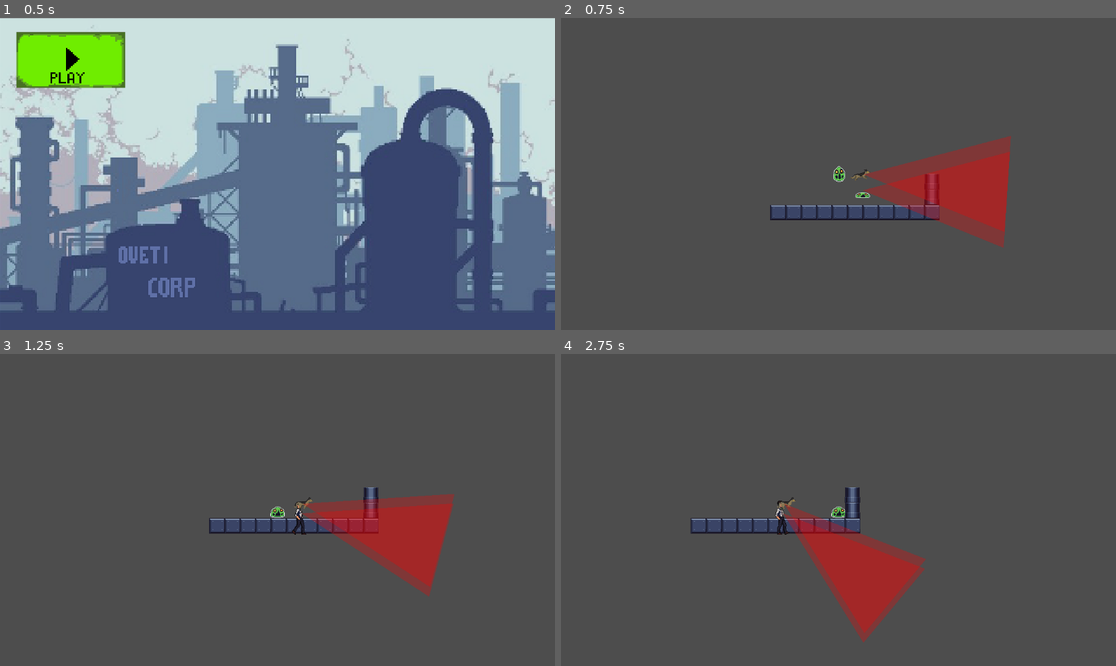
Above: before the commit, frames 1-4 (two rows, left to right).
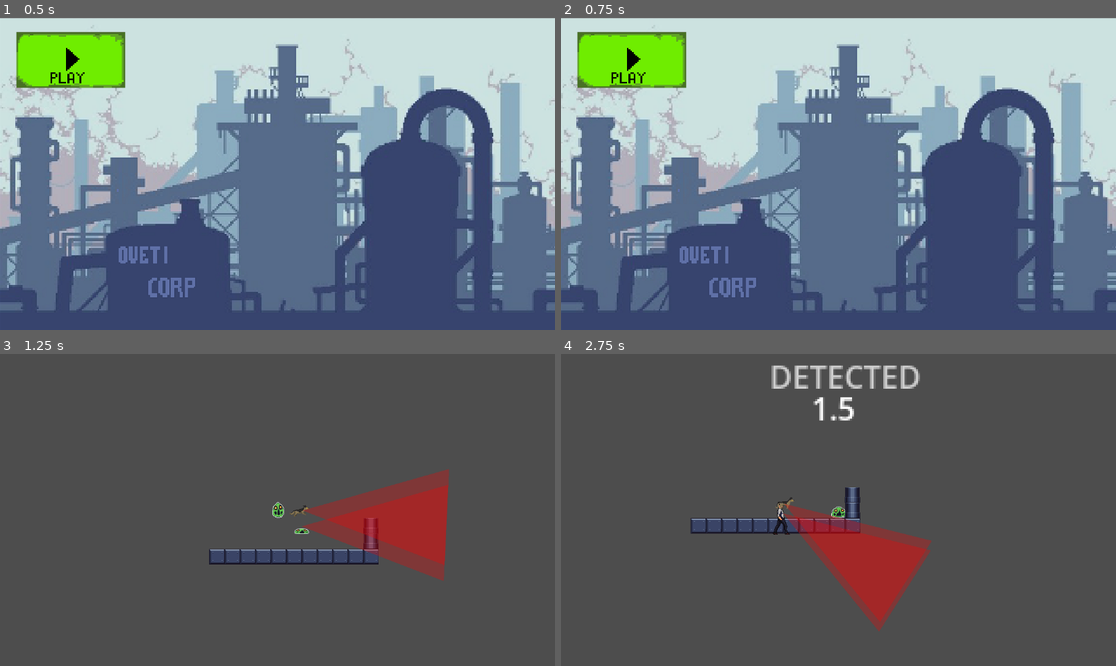
Above: after the commit, the same moments.

Repository: LordEnigma1/gameJam36LockIn
Game: Godot game, scene res://Scenes/menu.tscn
Same seed, same stepped clock (60 frames per second), same inputs: the game is played once before the commit and once after it. Sound files missing from this copy of the repository are replaced by a short silence.
Inputs (mouse positions are in pixels of both pictures, inside the frame that each line leads up to):
- Up to frame 1 (0.5 s): no input
- Up to frame 2 (0.75 s): click (633, 58) at 0.5 s
- Up to frame 3 (1.25 s): no input
- Up to frame 4 (2.75 s): hold Right (right) from 1.28 s (still down); tap Shift (dash) at 1.35 s; tap Space (jump) at 1.52, 2.27 s; tap E (possess) at 2.1 s

Frame 1 is identical in both runs. In frame 2, 100% of the frame differs, in the area x 0-100%, y 0-100%; in frame 3, 5.7%; in frame 4, 4.3%.

Commit message:
problemas menu arreglados
arreglao

Diff:
--- a/game-jam-entry-lock-in/Scenes/gameover.gd
+++ b/game-jam-entry-lock-in/Scenes/gameover.gd
@@ -2,14 +2,15 @@
 
 
 # Called when the node enters the scene tree for the first time.
-func _ready() -> void:
-	pass # Replace with function body.
+@onready var audio_stream_player_2d: AudioStreamPlayer2D = $AudioStreamPlayer2D
+
+func _on_texture_button_pressed() -> void:
+
+	audio_stream_player_2d.play()
 
 
-# Called every frame. 'delta' is the elapsed time since the previous frame.
-func _process(delta: float) -> void:
-	pass
+	await audio_stream_player_2d.finished
 
 
-func _on_texture_button_pressed() -> void:
-	pass # Replace with function body.
+
+	get_tree().change_scene_to_file("res://Scenes/main.tscn")
--- a/game-jam-entry-lock-in/Scenes/menu.gd
+++ b/game-jam-entry-lock-in/Scenes/menu.gd
@@ -1,4 +1,13 @@
 extends Control
 
+@onready var audio_stream_player_2d: AudioStreamPlayer2D = $AudioStreamPlayer2D
+
 func _on_texture_button_pressed() -> void:
+
+	audio_stream_player_2d.play()
+
+
+	await audio_stream_player_2d.finished
+
+
 	get_tree().change_scene_to_file("res://Scenes/main.tscn")
--- a/game-jam-entry-lock-in/Scenes/menu.tscn
+++ b/game-jam-entry-lock-in/Scenes/menu.tscn
@@ -40,11 +40,10 @@
 texture_normal = ExtResource("2_4hy44")
 ignore_texture_size = true
 
-[node name="AudioStreamPlayer2D" type="AudioStreamPlayer2D" parent="TextureButton" unique_id=1741669343]
-position = Vector2(-19.121948, -63.019035)
-scale = Vector2(4.7804832, 5.2515864)
+[node name="AudioStreamPlayer2D" type="AudioStreamPlayer2D" parent="." unique_id=1741669343]
+position = Vector2(33, 10)
+scale = Vector2(1.0000001, 1)
 stream = ExtResource("4_158mb")
-volume_db = 2.047
-autoplay = true
+volume_db = 1.638
 
 [connection signal="pressed" from="TextureButton" to="." method="_on_texture_button_pressed"]
--- a/game-jam-entry-lock-in/Scenes/texture_button.gd
+++ b/game-jam-entry-lock-in/Scenes/texture_button.gd
@@ -4,12 +4,3 @@
 # Called when the node enters the scene tree for the first time.
 func _ready() -> void:
 	pass # Replace with function body.
-
-
-
-
-
-
-func _on_texture_button_pressed():
-	# Reemplaza "main.tscn" por la ruta exacta de tu nivel si se llama diferente
-	get_tree().change_scene_to_file("res://Scenes/main.tscn")
